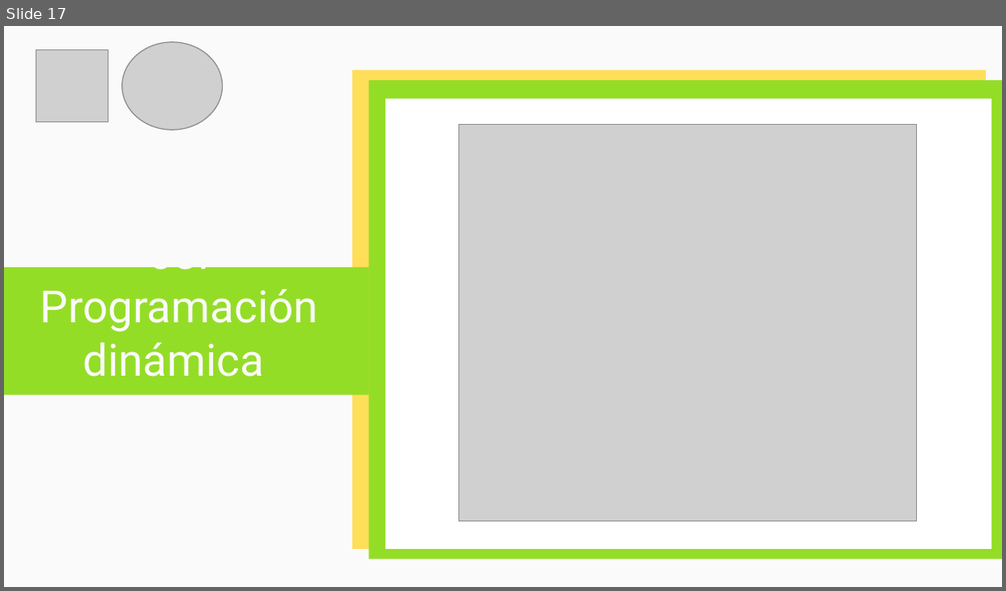
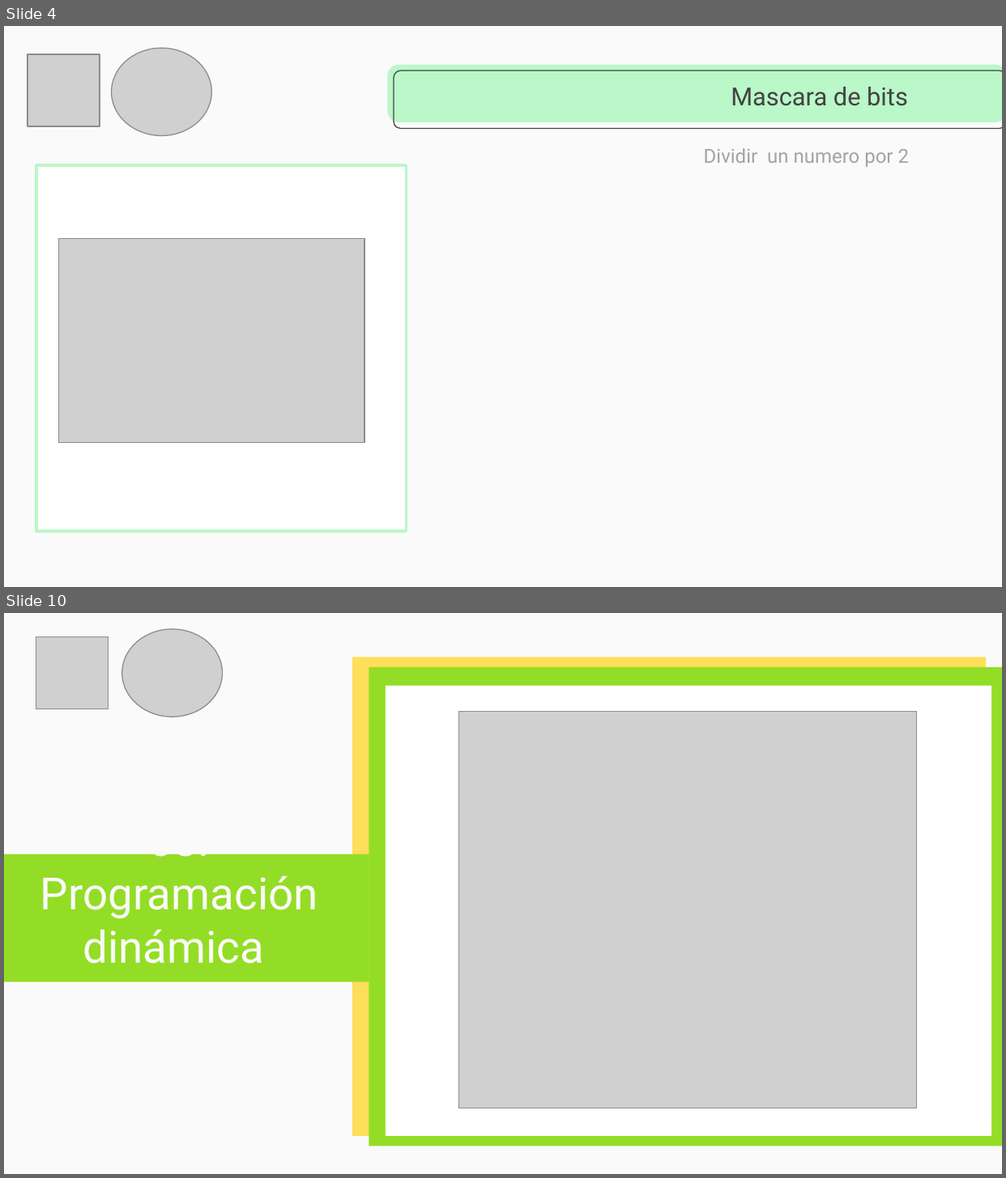
Before and after one commit to cangothic/CursoDePrgramacionCompetitiva, a slide deck: clase 4/Capacitación Maratones.pptx. Shown one above the other, each under a label of ours: slide 17 before the commit, slides 4 and 10 after it; the slides between them are not shown. The pictures are 1006x591 and 1006x1178 pixels, drawn with LibreOffice and Linux fonts; fonts in the diff are those of the drawing; grey boxes stand for pictures. Boxes give left, top, right and bottom in pixels: in the first picture for what was removed or moved away, otherwise in the second. Text is boxed around its words. In the diff, an @@ line names an element or a change of style, - is before the commit and + after.

```diff
--- a/clase 4/Capacitación Maratones.pptx
+++ b/clase 4/Capacitación Maratones.pptx
@@ slide 4 added at (x1=4, y1=26, x2=1002, y2=587), background #FAFAFA @@
@@ picture added at (x1=112, y1=48, x2=211, y2=136) @@
@@ picture added at (x1=28, y1=54, x2=100, y2=126) @@
@@ rounded rectangle added at (x1=387, y1=65, x2=1002, y2=123), fill #BAF7C9 @@
@@ rounded rectangle added at (x1=393, y1=71, x2=1002, y2=129), outline #434343 0.75 pt @@
@@ title added at (x1=731, y1=87, x2=908, y2=106), 18 pt, text #434343 @@
+Mascara de bits
@@ rectangle added at (x1=36, y1=165, x2=406, y2=532), fill #FFFFFF, outline #BAF7C9 2 pt @@
@@ text added at (x1=704, y1=148, x2=909, y2=167), 14 pt, text #A3A3A3 @@
+Dividir un numero por 2
@@ picture added at (x1=59, y1=238, x2=364, y2=442) @@
@@ what was slide 17 is now slide 10 @@
```
Also in this commit, not shown: 2 slides changed, 14 other slides added, 16 slides removed.
